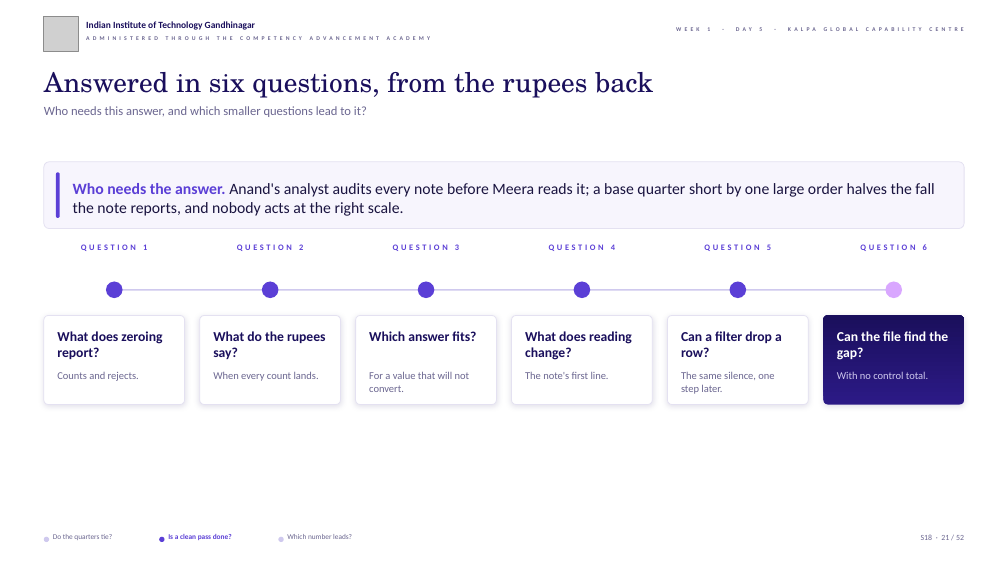
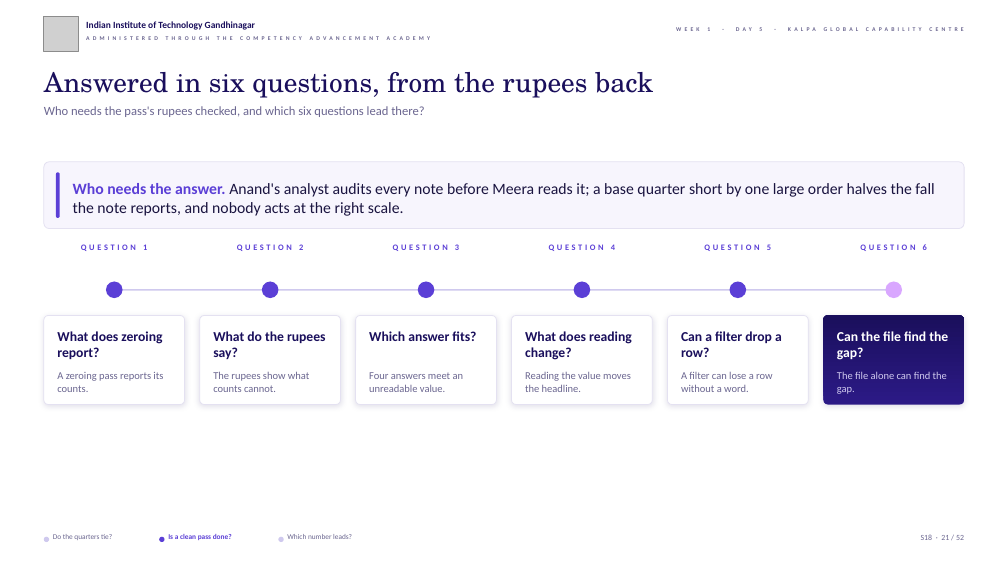
Before and after one commit to fde-academy-lab/c2-content-factory, a slide deck: slide 21 of content/W01/D5/slides/C2_W01_D05_debrief_STUDENT.pptx. Drawn at 1008x567 pixels with LibreOffice and Linux fonts; fonts in the diff are those of the drawing; grey boxes stand for pictures; background and template pictures are left out. Boxes give left, top, right and bottom in pixels: in the first picture for what was removed or moved away, otherwise in the second. Text is boxed around its words. In the diff, an @@ line names an element or a change of style, - is before the commit and + after.

```diff
--- a/content/W01/D5/slides/C2_W01_D05_debrief_STUDENT.pptx
+++ b/content/W01/D5/slides/C2_W01_D05_debrief_STUDENT.pptx
@@ text at (44,106,424,117): text changed @@
-Who needs this answer, and which smaller questions lead to it?
+Who needs the pass's rupees checked, and which six questions lead there?
@@ text at (57,372,163,392): text changed @@
-Counts and rejects.
+A zeroing pass reports its counts.
@@ text at (213,371,309,392): text changed @@
-When every count lands.
+The rupees show what counts cannot.
@@ text at (369,372,464,392): text changed @@
-For a value that will not convert.
+Four answers meet an unreadable value.
@@ text at (525,372,631,392): text changed @@
-The note's first line.
+Reading the value moves the headline.
@@ text at (681,372,772,392): text changed @@
-The same silence, one step later.
+A filter can lose a row without a word.
@@ text at (837,372,947,394): text changed @@
-With no control total.
+The file alone can find the gap.
```
Also in this commit, not shown: 25 other slides changed, 17 other files.
